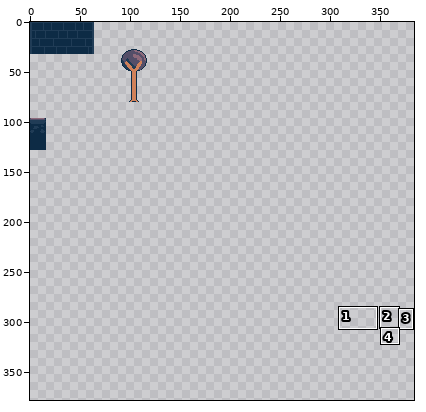
File history of a pixel-art file, Assets/Tileset.aseprite. The picture above shows the old version from afar; the outline marks the close-up.
Close-up. First the earlier version:
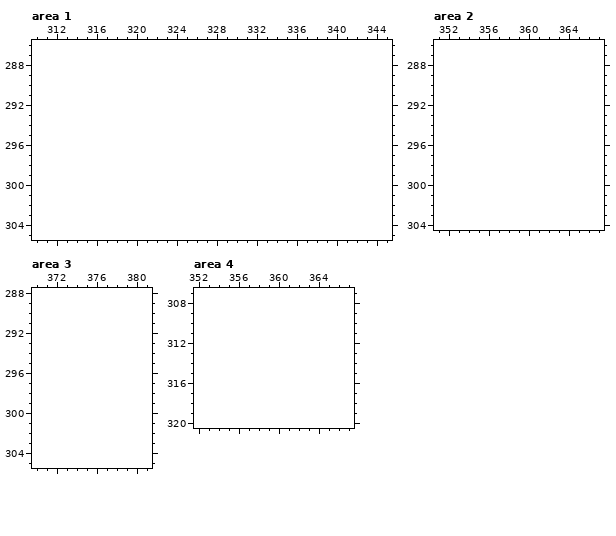
128x128 pixels, 1 frame. Shown: area 1: x 310..345, y 286..305; area 2: x 351..367, y 286..304; area 3: x 370..381, y 288..305; area 4: x 352..367, y 307..320. The old version is drawn lined up with the new one, on the new canvas. The wide view leaves out empty margins. The commit also changed other parts of the picture, which this record leaves out.
After the commit:
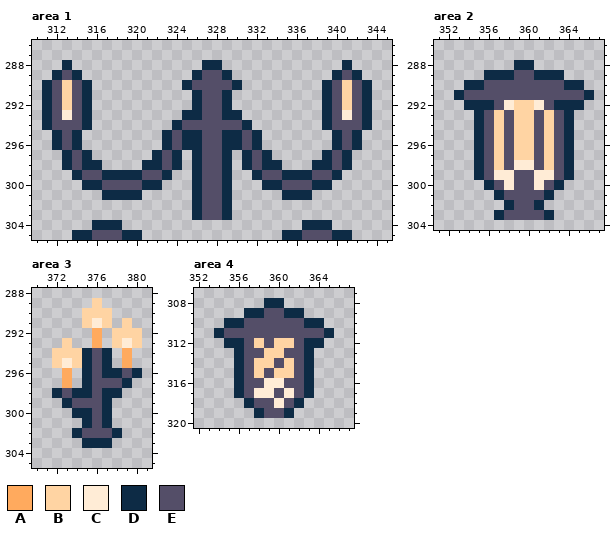
Palette (. is transparent): A #ffaa5e  B #ffd4a3  C #ffecd6  D #0d2b45  E #544e68
Difference:
canvas 128x128 -> 384x384
--- area 1
@@ x 310..345 @@
 287 ....................................
-288 ....................................
-289 ....................................
-290 ....................................
-291 ....................................
-292 ....................................
-293 ....................................
-294 ....................................
-295 ....................................
-296 ....................................
-297 ....................................
-298 ....................................
-299 ....................................
-300 ....................................
-301 ....................................
-302 ....................................
-303 ....................................
-304 ....................................
-305 ....................................
+288 ...D.............DD............D....
+289 ..DED...........DEED..........DED...
+290 .DEBED.........DEEEED........DEBED..
+291 .DEBED..........DEED.........DEBED..
+292 .DEBED..........DEED.........DEBED..
+293 .DECED.........DDEEDD........DECED..
+294 .DEEED........DEEEEEED.......DEEED..
+295 ..DED........DEDDEEDDED.......DED...
+296 ..DED........DEDDEEDDED.......DED...
+297 ...DED......DED.DEED.DED.....DED....
+298 ...DEDD....DDED.DEED.DEDD...DDED....
+299 ....DEEDDDDEED..DEED..DEEDDDEED.....
+300 .....DDEEEEDD...DEED...DDEEEDD......
+301 .......DDDD.....DEED.....DDD........
+302 ................DEED................
+303 ................DEED................
+304 ......DDD..................DDD......
+305 ....DDEEEDD..............DDEEEDD....
--- area 2
@@ x 351..367 @@
 287 .................
-288 .................
-289 .................
-290 .................
-291 .................
-292 .................
-293 .................
-294 .................
-295 .................
-296 .................
-297 .................
-298 .................
-299 .................
-300 .................
-301 .................
-302 .................
-303 .................
+288 ........DD.......
+289 .....DDDEEDDD....
+290 ...DDEEEEEEEEDD..
+291 ..DEEEEEEEEEEEED.
+292 ...DDDECBBCEDDD..
+293 ....DEBEBBEBED...
+294 ....DEBEBBEBED...
+295 ....DEBEBBEBED...
+296 ....DEBEBBEBED...
+297 ....DEBEBBEBED...
+298 ....DEBECCEBED...
+299 ....DECCEECCED...
+300 .....DECEECED....
+301 ......DEEEED.....
+302 .......DEED......
+303 ......DEEEED.....
 304 .................
--- area 3
@@ x 370..381 @@
 288 ............
-289 ............
-290 ............
-291 ............
-292 ............
-293 ............
-294 ............
-295 ............
-296 ............
-297 ............
-298 ............
-299 ............
-300 ............
-301 ............
-302 ............
-303 ............
+289 ......B.....
+290 .....BBB....
+291 .....BCB.B..
+292 ......A.BBB.
+293 ...B..A.BCB.
+294 ..BBBDED.A..
+295 ..BCBDED.A..
+296 ...A.DEDDED.
+297 ...A.DEEED..
+298 ..DEDDEDD...
+299 ...DEEED....
+300 ....DDED....
+301 .....DED....
+302 ....DEEED...
+303 .....DDD....
 304 ............
--- area 4
@@ x 352..367 @@
 307 ................
-308 ................
-309 ................
-310 ................
-311 ................
-312 ................
-313 ................
-314 ................
-315 ................
-316 ................
-317 ................
-318 ................
-319 ................
+308 .......DD.......
+309 .....DDEEDD.....
+310 ...DDEEEEEEDD...
+311 ..DEEEEEEEEEED..
+312 ...DDEBEBBEDD...
+313 ....DEEBBEED....
+314 ....DEBBEBED....
+315 ....DEBEBBED....
+316 ....DEECCEED....
+317 ....DECCECED....
+318 .....DEECED.....
+319 ......DEED......
 320 ................
